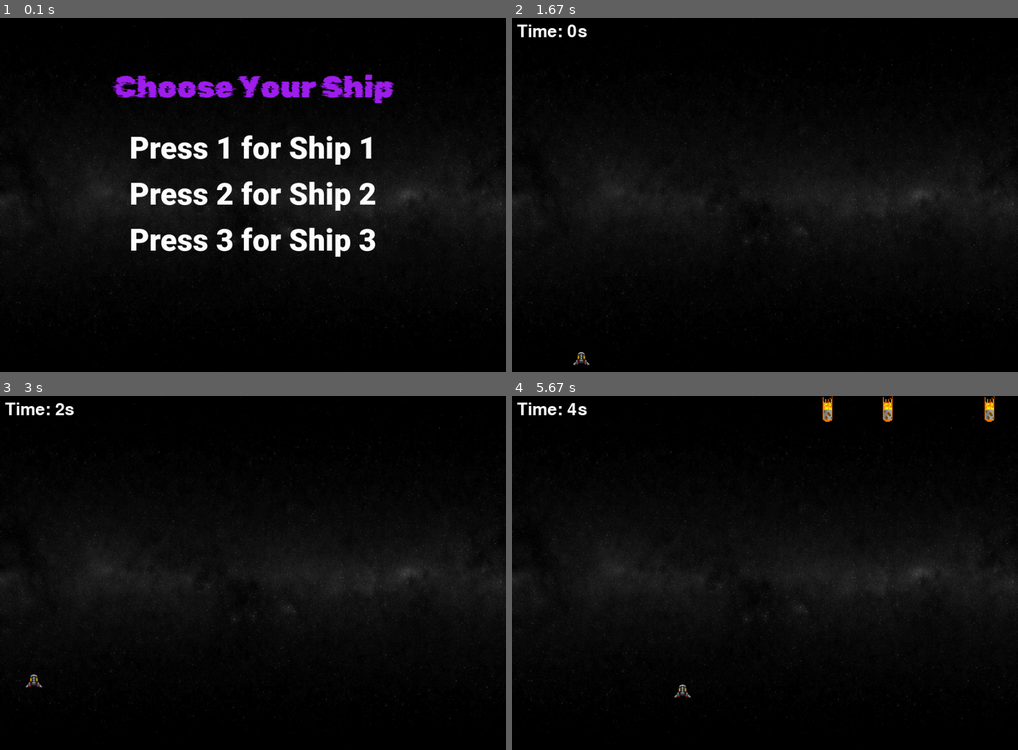
Above: before the commit, frames 1-4 (two rows, left to right).
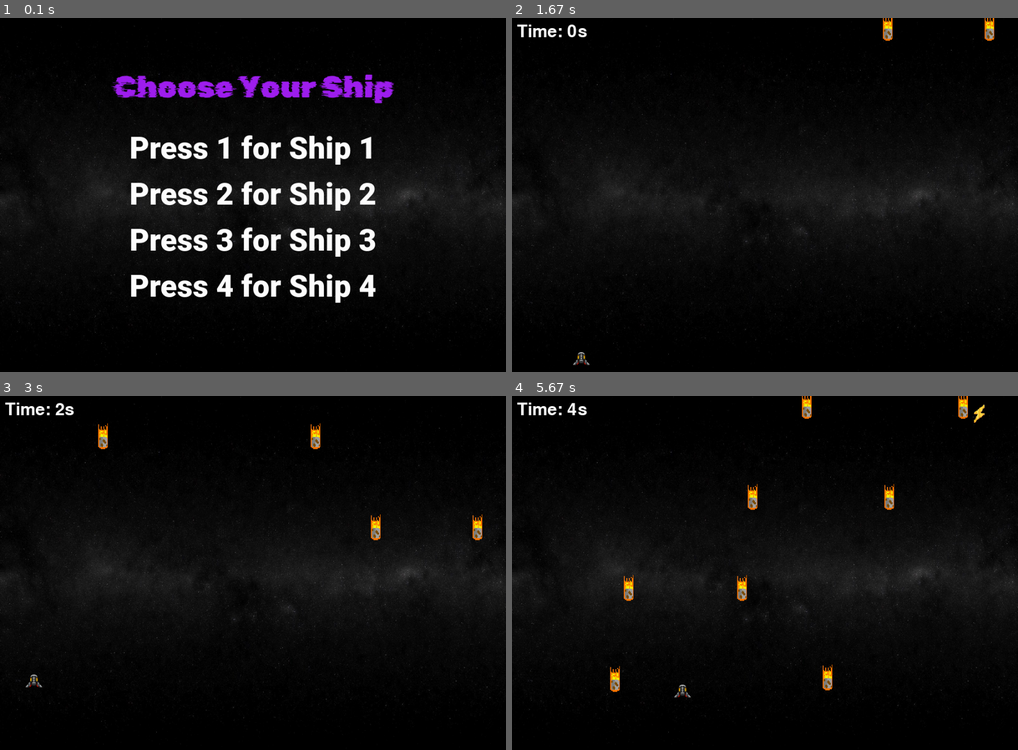
Above: after the commit, the same moments.

Repository: OmarHesham2356/PyGame-Project
Game: pygame game, started from game.py
The game is run twice, just before and just after one commit, with the same random seed, the same clock (stepped at 60 frames per second) and the same inputs.
Inputs:
- Up to frame 1 (0.1 s): no input
- Up to frame 2 (1.67 s): tap 3 at 0.33 s; tap Enter at 0.67 s; hold Left 1.1-1.63 s
- Up to frame 3 (3 s): hold Left 2-2.4 s; hold Up 2.43-2.8 s; hold Right from 2.83 s (still down); tap 1 at 2.98 s
- Up to frame 4 (5.67 s): release Right at 3.47 s; hold Down 3.5-3.87 s; hold Left 3.9-4.37 s; hold Right 4.4-4.87 s; tap 1 at 4.55 s; hold Up 4.9-5.2 s; hold Right from 5.23 s (still down)

The runs differ from the first frame. In frame 1, 1.5% of the frame differs, in the area x 25-75%, y 72-81%; in frame 2, 0.2%; in frame 3, 0.5%; in frame 4, 1.4%.

Commit message:
i added new skin

Diff:
--- a/game.py
+++ b/game.py
@@ -34,6 +34,7 @@
     pygame.image.load("Ship.png").convert_alpha(),
     pygame.image.load("Ship2.png").convert_alpha(),
     pygame.image.load("Ship3.png").convert_alpha(),
+    pygame.image.load("Ship4.png").convert_alpha(),
     # Add more images if needed
 ]
 
@@ -170,12 +171,15 @@
     ship_option1 = menu_font.render("Press 1 for Ship 1", 1, "white")
     ship_option2 = menu_font.render("Press 2 for Ship 2", 1, "white")
     ship_option3 = menu_font.render("Press 3 for Ship 3", 1, "white")
+    ship_option4 = menu_font.render("Press 4 for Ship 4", 1, "white")
     # Add more options if needed
 
     title_pos = (WIDTH // 2 - menu_title.get_width() // 2, 100)
     option1_pos = (WIDTH // 2 - ship_option1.get_width() // 2, title_pos[1] + menu_title.get_height() + 50)
     option2_pos = (WIDTH // 2 - ship_option2.get_width() // 2, option1_pos[1] + ship_option1.get_height() + 20)
     option3_pos = (WIDTH // 2 - ship_option3.get_width() // 2, option2_pos[1] + ship_option2.get_height() + 20)
+    option4_pos = (WIDTH // 2 - ship_option4.get_width() // 2, option3_pos[1] + ship_option3.get_height() + 20)
+
     # Adjust positions for additional options
 
     WIN.blit(BG, (0, 0))
@@ -183,6 +187,7 @@
     WIN.blit(ship_option1, option1_pos)
     WIN.blit(ship_option2, option2_pos)
     WIN.blit(ship_option3, option3_pos)
+    WIN.blit(ship_option4, option4_pos)
     # Add blits for additional options
     pygame.display.update()
 
@@ -198,7 +203,9 @@
                 elif event.key == pygame.K_2:
                     return 1
                 elif event.key == pygame.K_3:
-                    return 2  # Index of ship 2 in ship_images list
+                    return 2
+                elif event.key == pygame.K_4:
+                    return 3  # Index of ship 2 in ship_images list
                 # Add more key checks for additional options
 
 
@@ -218,8 +225,7 @@
     last_difficulty_increase = 0
     paused_time = None  # To store the time when the game is paused
 
-    star_add_increment = 5
-    powerup_add_increment = 8
+    powerup_add_increment = 5
     star_count = 0
     powerup_count = 0
 
@@ -232,17 +238,15 @@
         dt = clock.tick(60) / 1000.0  # Convert to seconds
         star_count += dt
         powerup_count += dt
-
         elapsed_time = get_elapsed_time(start_time, paused_time)
 
-        # Increase difficulty every 30 seconds
-        if elapsed_time - last_difficulty_increase >= 30:
+        # Increase difficulty every 20 seconds
+        if elapsed_time - last_difficulty_increase >= 20:
             STAR_VELOCITY += 1
-            star_add_increment += 4
             last_difficulty_increase = elapsed_time
 
-        if star_count > star_add_increment:
-            for _ in range(3):
+        if star_count > 1:
+            for _ in range(2):
                 star_x = random.randint(0, WIDTH - STAR_WIDTH)
                 star = pygame.Rect(star_x, -STAR_HEIGHT, STAR_WIDTH, STAR_HEIGHT)
                 stars.append(star)
Binary file added: Ship4.png
